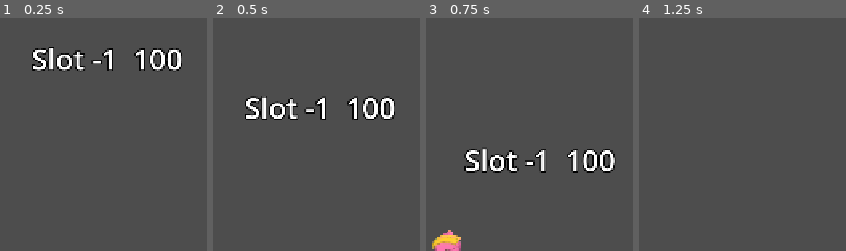
Above: before the commit, frames 1-4 (left to right).
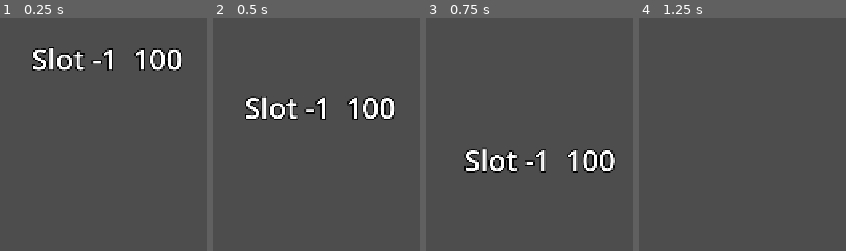
Above: after the commit, the same moments.

Repository: kunanli/TrioBroTotem
Game: Godot game, scene res://scenes/player/player.tscn
Same seed, same stepped clock (60 frames per second), same inputs: the game is played once before the commit and once after it. This scene is started directly instead of the project's main scene.
Inputs (mouse positions are in pixels of both pictures, inside the frame that each line leads up to):
- Up to frame 1 (0.25 s): no input
- Up to frame 2 (0.5 s): no input
- Up to frame 3 (0.75 s): move the mouse to (outside the picture) at 0.52 s; hold D (move_right) from 0.53 s (still down); hold J (attack) from 0.53 s (still down); click (outside the picture) at 0.67 s
- Up to frame 4 (1.25 s): keep holding D (move_right); keep holding J (attack); tap Space (jump) at 0.77 s

Frames 1-2 are identical in both runs. In frame 3, 0.9% of the frame differs, in the area x 2-17%, y 90-100%; in frame 4, nothing differs.

Commit message:
fix: 剔除盒比幾何體小 100 倍——角色一閃一閃的真正原因；並修好三個模型
「偶爾會閃一下角色」是視錐剔除的典型症狀，順著查到底：

  幾何體      1.6000 公尺
  引擎剔除盒  0.0159 公尺   ← 差 100 倍

匯出的 inverse bind 矩陣帶著 100 倍縮放，也就是網格自己的座標系與骨骼座標系
差 100 倍。Godot 拿來做視錐剔除與 LOD 的 mesh.get_aabb() 取的是**網格座標系**
的原始頂點範圍，所以引擎眼中的角色永遠比實際小 100 倍：小盒子進出視錐，
角色就一閃一閃。

上一版用 custom_aabb 蓋不住——骨架掛上去之後，引擎每幀會從骨骼外框重算實例的
剖面盒，把設定值覆蓋掉。改用 extra_cull_margin：它加在重算之後的結果上，
也正是 Godot 對「網格被骨架變形到超出自己 AABB」開的藥。餘裕取身高的 4 倍
（豬 6.4 公尺），用公尺算而不是骨架空間的單位——那個骨架一單位是 1 公分。

順帶：三個模型重跑了正規化（我這邊有 Blender，不必等你跑）
  骨架高度  0.0151 / 0.0140 / 0.0146 → 1.6 / 1.4 / 1.7 公尺
  動畫名稱  "Armature|...|walking_man|baselayer" → "walk"
  面數不變（--no-decimate，避免二次減面），貼圖維持 1024

所以 _fit_size 的 106 倍補救不再啟動，輸出面板不再有 [Visual] 訊息，
check_project.py 首度 0 問題。但要講清楚：**重跑正規化並沒有修掉剖面盒**
（實測後仍是幾何體 1.6000 / 剔除盒 0.0159），那是 inverse bind 的 100 倍造成的，
與資產尺寸無關。源頭是骨架物件的 scale 沒被折進資料，記在 docs/12 的坑列表裡，
之後若能在管線解決，extra_cull_margin 那段就能拿掉。

驗證：inspect_model 三隻全過、動畫都叫 walk；extra_cull_margin 實測 6.4 公尺；
動畫查表 walk / forged/attack1 都對得上；check_project.py 0 問題；headless 0 錯誤。

Co-Authored-By: Claude Opus 5 <noreply@anthropic.com>
Claude-Session: https://claude.ai/code/session_01TU4o3pWxh73BhVeQ2EeBq9

Diff:
--- a/trio-project/scripts/player/character_visual.gd
+++ b/trio-project/scripts/player/character_visual.gd
@@ -103,7 +103,7 @@
 
 	_cache_materials(bool(entry.get("alpha", false)))
 	_attach_pose(entry)
-	_fix_cull_bounds()
+	_fix_cull_bounds(float(entry.get("height", 1.8)))
 
 	_player = _model.find_child("AnimationPlayer", true, false) as AnimationPlayer
 	if _player == null:
@@ -225,7 +225,7 @@
 ## 用骨骼靜置範圍算出真實外框並明寫 custom_aabb。留 60% 餘裕給舉手過頭之類
 ## 超出靜置姿勢的動作。重跑美術管線把頂點寫回正常尺度之後，這一段會算出
 ## 幾乎一樣的結果，留著也不會有壞處。
-func _fix_cull_bounds() -> void:
+func _fix_cull_bounds(target_height: float) -> void:
 	if _skeleton == null:
 		return
 	var low := Vector3(INF, INF, INF)
@@ -252,6 +252,17 @@
 		# 視錐剔除只有整個盒子離開畫面才會生效，LOD 卻是「在畫面裡但畫成空的」，
 		# 更符合「標籤看得到、人看不到」的症狀。兩個都堵起來。
 		mesh.lod_bias = 128.0
+		# 真正有效的那一個。custom_aabb 蓋不掉——骨架掛上去之後，引擎每幀會從
+		# 骨骼的外框重算實例的剖面盒，把我們設的值覆蓋掉。extra_cull_margin 是
+		# 加在「重算之後」的結果上，所以蓋得住，也正是 Godot 文件給這個情況
+		# （網格被骨架變形到超出自己的 AABB）開的藥。
+		#
+		# 實測（重跑正規化之後的資產）：幾何體 1.6000 公尺、剔除盒 0.0159 公尺。
+		# 差距來自 inverse bind 矩陣帶的 100 倍——網格座標系與骨骼座標系差 100 倍，
+		# 而剖面盒取的是網格座標系。這與資產尺寸無關，重跑管線也修不掉。
+		# 餘裕用「公尺」算，不要用骨架空間的單位——這個骨架一單位是 1 公分，
+		# 拿它乘出來會得到 1024 這種看不懂的數字。
+		mesh.extra_cull_margin = target_height * 4.0
 
 
 ## 把程序化姿態層掛到骨架底下。SkeletonModifier3D 必須是 Skeleton3D 的子節點，
Binary file changed: trio-project/assets/characters/cat_archer.glb
Binary file changed: trio-project/assets/characters/frog_mage.glb
Binary file changed: trio-project/assets/characters/pig_warrior.glb
Not shown, changed: docs/12-art-pipeline.md
